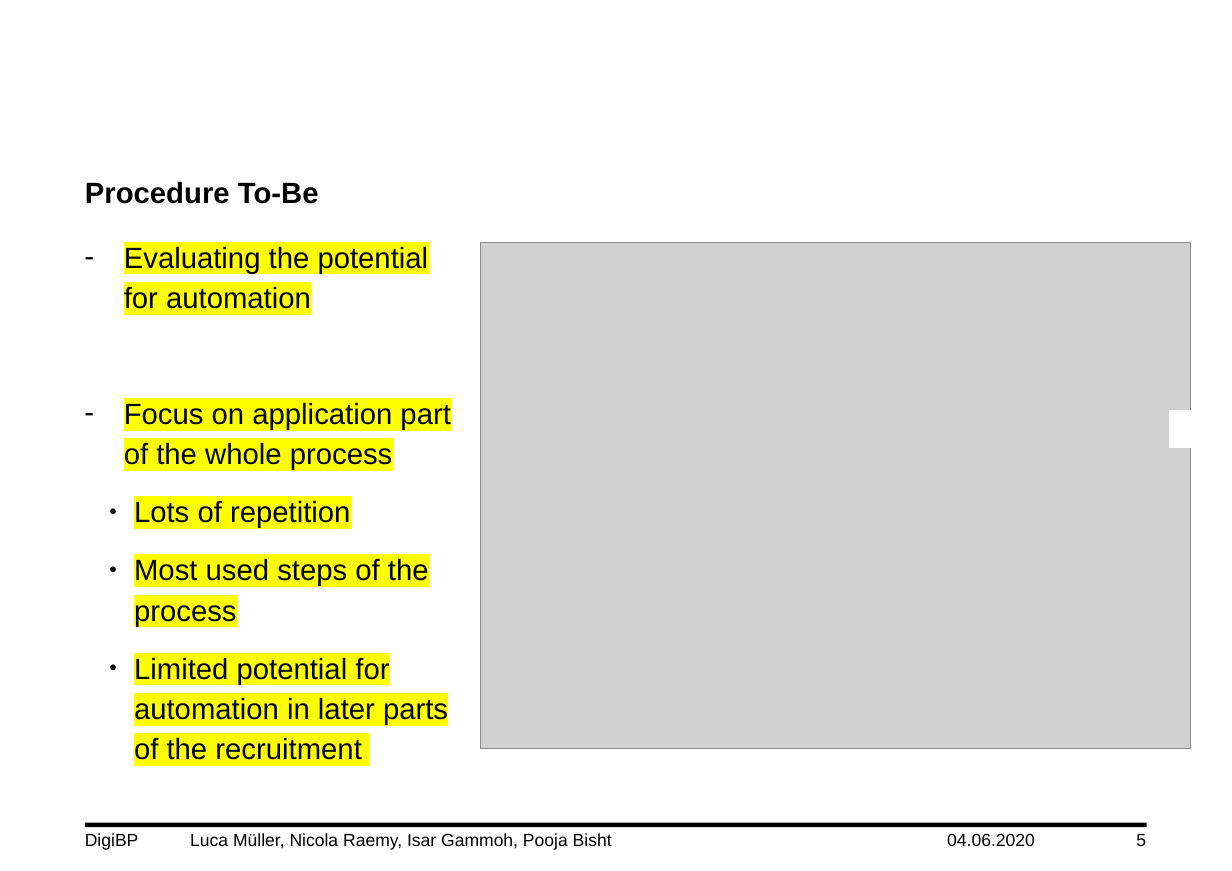
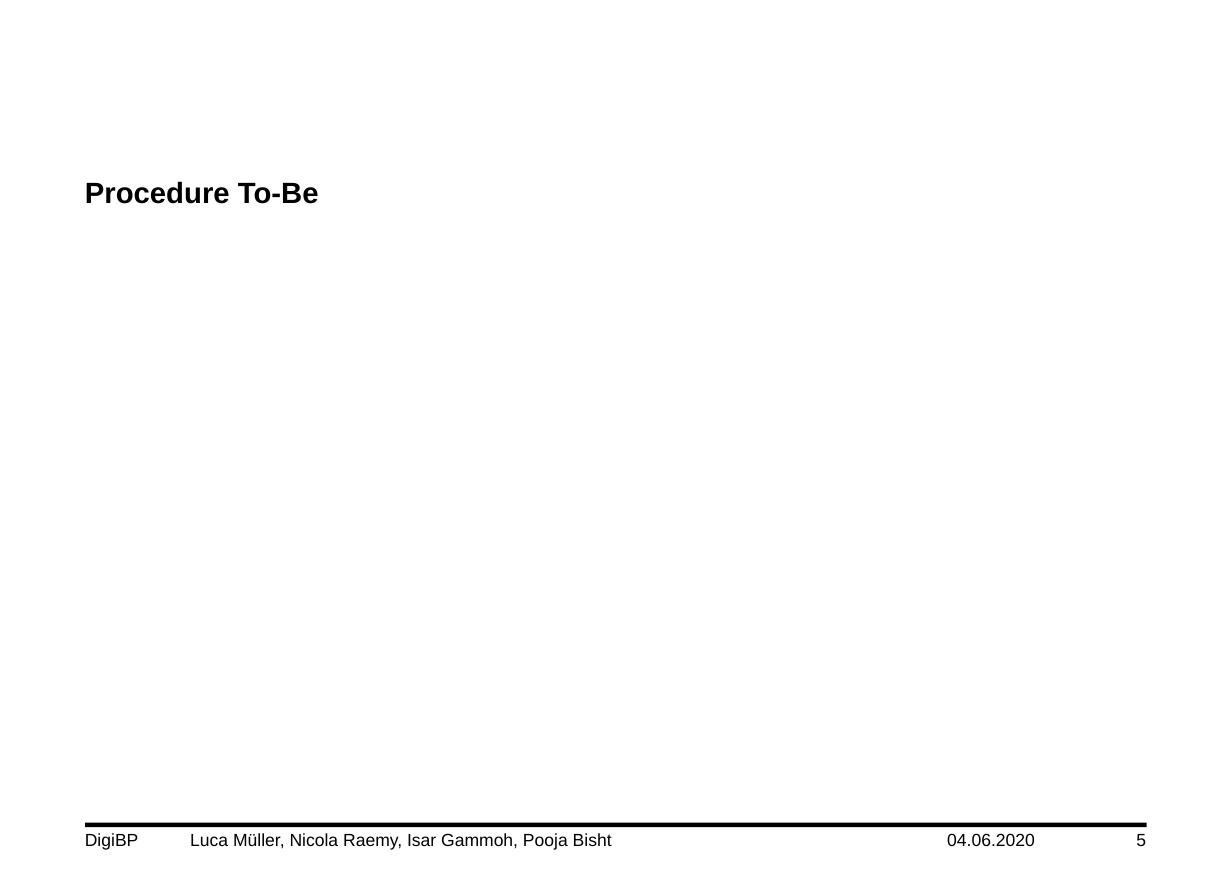
Before and after one commit to DigiBP/DigiBP_DanishBlue, a slide deck: slide 5 of Presentation/DigiBP_DanishBlue_Presentation_V0.3.pptx. Drawn at 1232x871 pixels with LibreOffice and Linux fonts; fonts in the diff are those of the drawing; grey boxes stand for pictures; background and template pictures are left out. Boxes give left, top, right and bottom in pixels: in the first picture for what was removed or moved away, otherwise in the second. Text is boxed around its words. In the diff, an @@ line names an element or a change of style, - is before the commit and + after.

```diff
--- a/Presentation/DigiBP_DanishBlue_Presentation_V0.3.pptx
+++ b/Presentation/DigiBP_DanishBlue_Presentation_V0.3.pptx
@@ text removed at [124,246,450,760] @@
-– Evaluating the potential for automation
-– Focus on application part of the whole process
-  ● Lots of repetition
-  ● Most used steps of the process
-  ● Limited potential for automation in later parts of the recruitment
@@ picture removed at [481,242,1191,749] @@
```
Also in this commit, not shown: 4 other slides changed.
